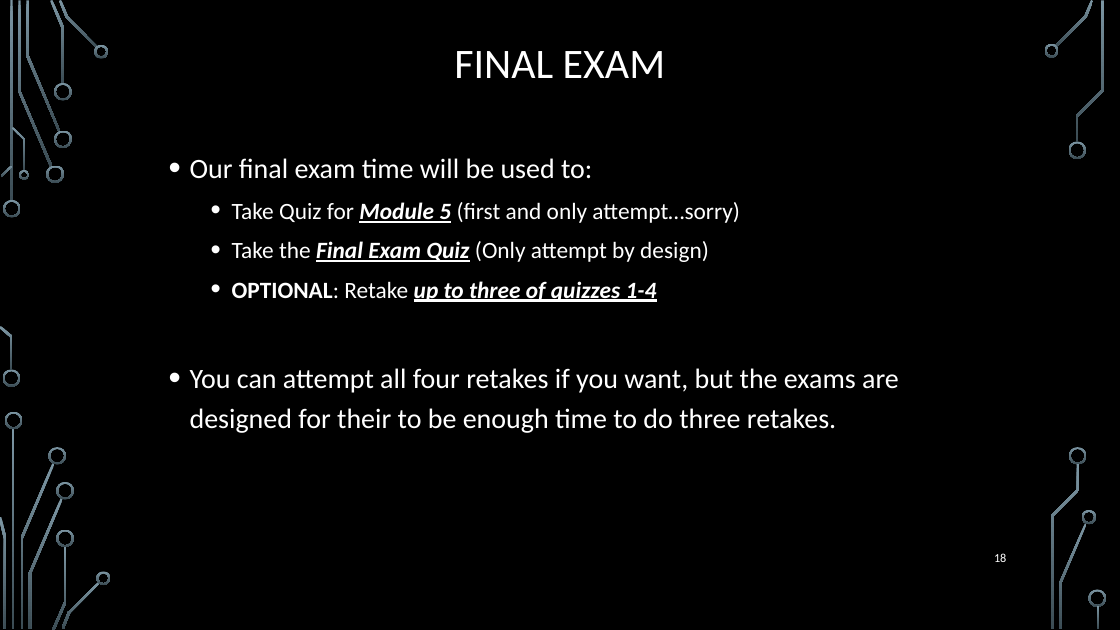
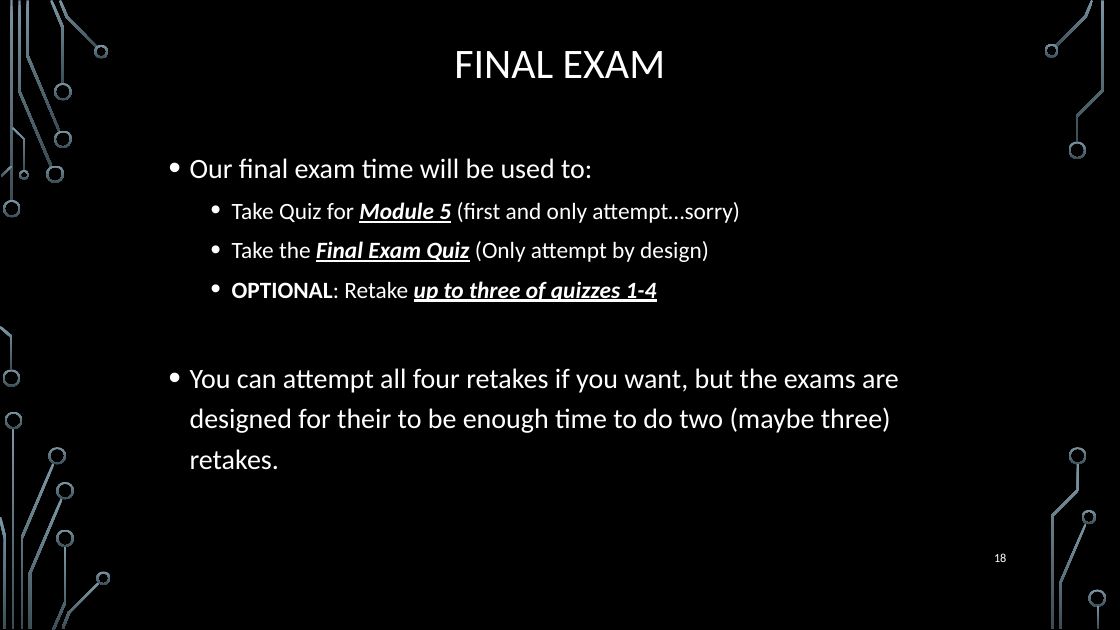
Before and after one commit to markfloryan/dmt2, a slide deck: slide 18 of slides/00-CourseIntroduction.pptx. Drawn at 1120x630 pixels with LibreOffice and Linux fonts; fonts in the diff are those of the drawing; background and template pictures are left out. Boxes give left, top, right and bottom in pixels: in the first picture for what was removed or moved away, otherwise in the second. Text is boxed around its words. In the diff, an @@ line names an element or a change of style, - is before the commit and + after.

```diff
--- a/slides/00-CourseIntroduction.pptx
+++ b/slides/00-CourseIntroduction.pptx
@@ text at [190,368,899,470]: text changed @@
-• You can attempt all four retakes if you want, but the exams are designed for their to be enough time to do three retakes.
+• You can attempt all four retakes if you want, but the exams are designed for their to be enough time to do two (maybe three) retakes.
```
Also in this commit, not shown: 5 other slides changed, 1 other file.
